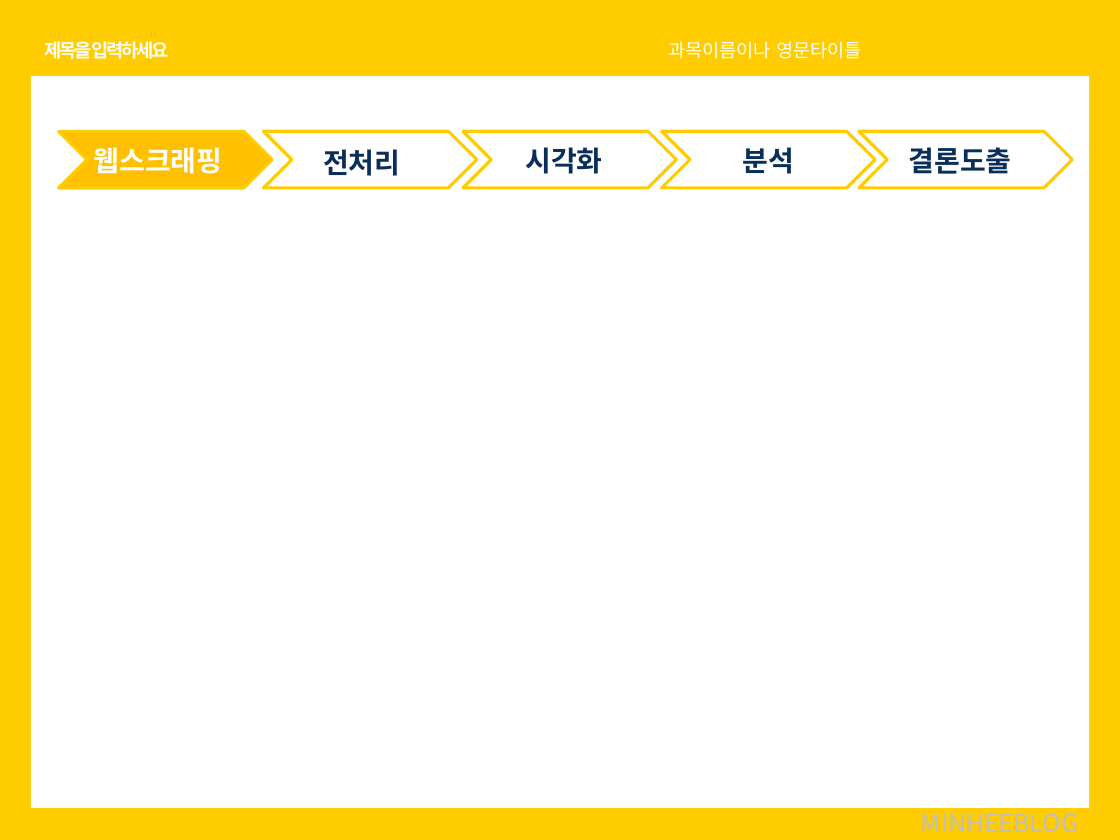
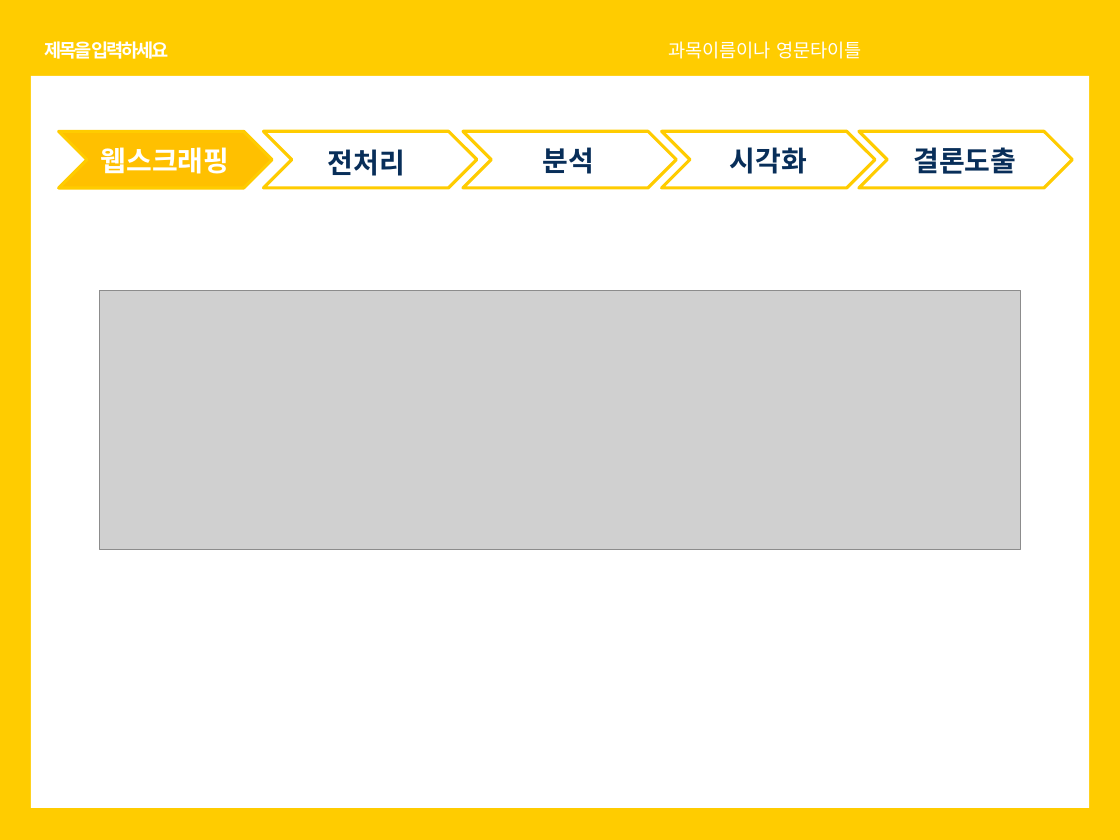
Before and after one commit to soothingni/PROJECT1, a slide deck: slide 16 of 치즈.pptx (slide 17 before the commit). Drawn at 1120x840 pixels with LibreOffice and Linux fonts; fonts in the diff are those of the drawing; grey boxes stand for pictures. Boxes give left, top, right and bottom in pixels: in the first picture for what was removed or moved away, otherwise in the second. Text is boxed around its words. In the diff, an @@ line names an element or a change of style, - is before the commit and + after.

Commit message:
분석 전까지

```diff
--- a/치즈.pptx
+++ b/치즈.pptx
@@ text "분석": place and size @@
-text "분석" at <box>743,147,795,174</box>
+text "분석" at <box>543,147,595,174</box>
@@ alignment left to centre in 4 elements at <box>101,147,230,174</box>, <box>913,147,1016,174</box>, <box>328,149,405,176</box>, <box>730,147,807,174</box> @@
@@ text "시각화": place and size @@
-text "시각화" at <box>525,147,602,174</box>
+text "시각화" at <box>730,147,807,174</box>
@@ picture added at <box>100,290,1020,549</box> @@
@@ text removed at <box>921,806,1078,833</box> @@
-MINHEEBLOG
```
Also in this commit, not shown: 21 other slides changed, 20 slides added.
